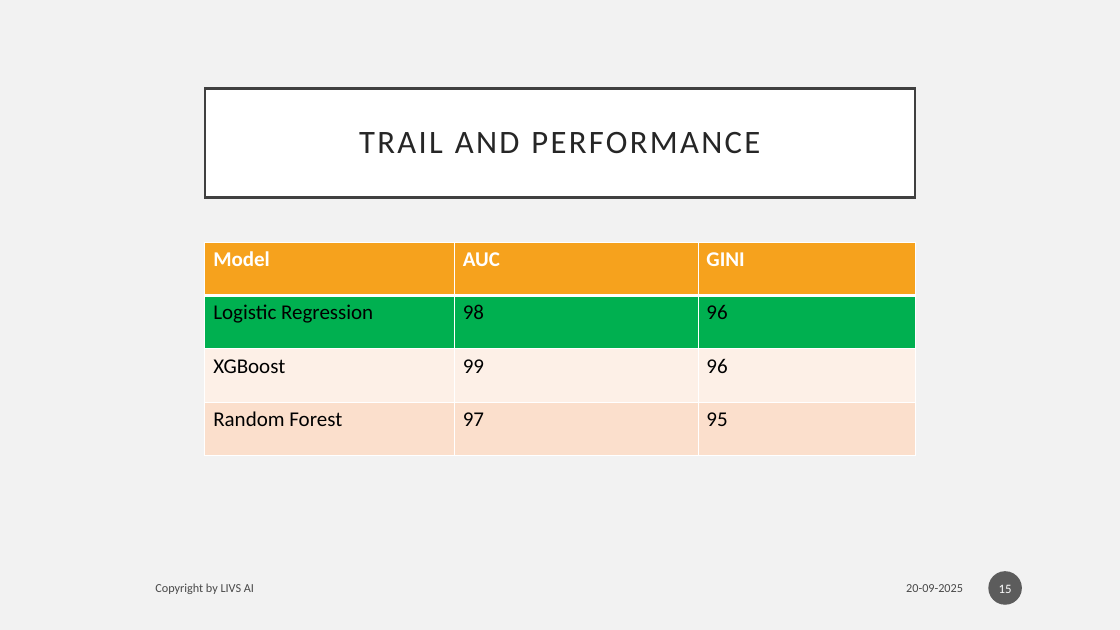
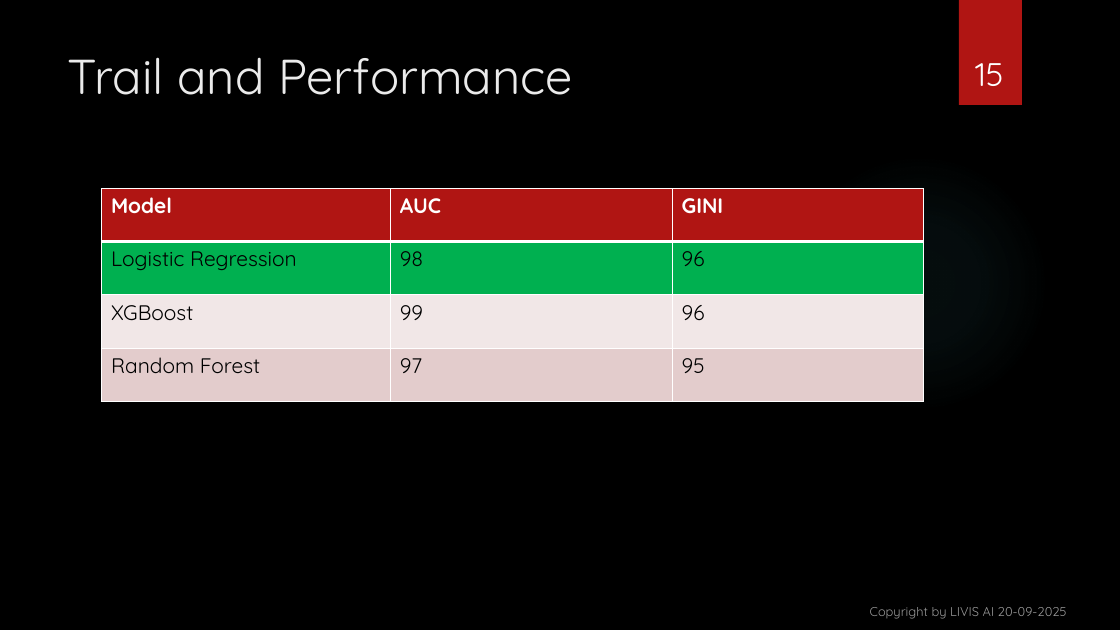
Before and after one commit to vishant1203/Development-of-Credit-Risk-Model-for-Lauki-Finance, a slide deck: slide 15 of presentation/Development of Credit Risk Model for ‘LZ.pptx. Drawn at 1120x630 pixels with LibreOffice and Linux fonts; fonts in the diff are those of the drawing; background and template pictures are left out. Boxes give left, top, right and bottom in pixels: in the first picture for what was removed or moved away, otherwise in the second. Text is boxed around its words. In the diff, an @@ line names an element or a change of style, - is before the commit and + after.

```diff
--- a/presentation/Development of Credit Risk Model for ‘LZ.pptx
+++ b/presentation/Development of Credit Risk Model for ‘LZ.pptx
@@ background #F2F2F2 to picture (left out) @@
@@ page number: place and size @@
-page number at box(989, 571, 1023, 605)
+page number at box(975, 63, 1004, 86)
@@ page number at box(975, 63, 1004, 86): size 11 to 28 pt, font Calibri to Quicksand; vertical alignment middle to bottom; fill #1D1D1D at 70% opacity to none @@
@@ rectangle added at box(959, 0, 1022, 105), fill #B01513 @@
@@ title "Trail and Performance": place and size @@
-title "Trail and Performance" at box(205, 88, 915, 197)
+title "Trail and Performance" at box(68, 57, 573, 95)
@@ title "Trail and Performance" at box(68, 57, 573, 95): vertical alignment middle to top; fill #FFFFFF to none; outline #404040 2.5 pt to none @@
@@ title at box(68, 57, 573, 95): text changed; size 28 to 42 pt; font Calibri to Quicksand; text colour #262626 to #EBEBEB @@
-TRAIL AND PERFORMANCE
+Trail and Performance
@@ ellipse added at box(791, 154, 1049, 413), fill gradient #50B9C1 @@
@@ table at box(102, 188, 924, 401) @@
@@ fill #F6A21D to #B01513 in row 1 @@
@@ fill #FDF0E8 to #F2E8E7 in row 3 @@
@@ fill #FBE0CD to #E4CCCC in row 4 @@
@@ font Calibri to Quicksand @@
@@ table: place and size @@
-table at box(205, 243, 915, 455)
+table at box(102, 188, 924, 401)
@@ text removed at box(155, 583, 254, 594) @@
-Copyright by LIVS AI
@@ text "Copyright by LIVIS AI 20-09-2025" at box(870, 607, 1067, 619): vertical alignment middle to bottom @@
@@ text at box(870, 607, 1067, 619): text changed; size 10.5 to 11 pt; font Calibri to Quicksand; text colour #000000 at 70% opacity to #FFFFFF at 60% opacity @@
-20-09-2025
+Copyright by LIVIS AI 20-09-2025
```
Also in this commit, not shown: 16 other slides changed.
